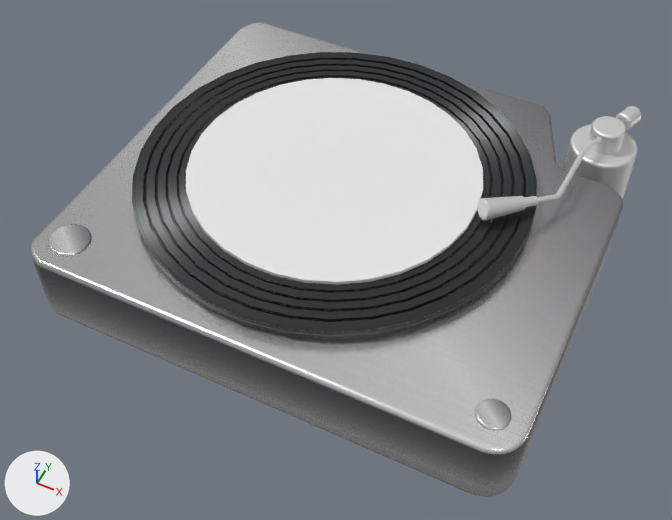
Two versions of the Blender file new.blend, one commit apart.
Both versions are drawn from a 50 mm lens placed at (162.0, -262.0, 413.0), pointed at (4.0, 54.0, 18.0). The axes (+X, +Y, +Z) are drawn at lower left. The lights are the same throughout. Both versions are drawn at frame 500 of the action 'plainAction'; the numbers are the values there.

The scene before the commit, as lines of its bpy script (objects in view):
```python
me_bigger = bpy.data.meshes.new('bigger')
me_bigger.from_pydata(...)  # 434 vertices, 572 faces; spans x -19.5..19.1, y -19.6..18.9, z -52.2..-10.4
me_bigger.materials.append(mat_材质_3)  # white #e7e7e7
me_smaller = bpy.data.meshes.new('smaller')
me_smaller.from_pydata(...)  # 434 vertices, 572 faces; spans x -9.8..9.4, y -10.0..9.2, z -42.3..-1.3
me_smaller.materials.append(mat_材质_3)  # white #e7e7e7
ob_bigger = bpy.data.objects.new('bigger', me_bigger)
ob_bigger.parent = ob_底座
ob_bigger.location = (112.3, 177.5, -7.363)
ob_smaller = bpy.data.objects.new('smaller', me_smaller)
ob_smaller.parent = ob_底座
ob_smaller.location = (112.3, 177.5, -3.133)
ob_布尔_002 = bpy.data.objects.new('布尔.002', None)
ob_布尔_002.location = (-9.99, 80.34, 68.57)
ob_布尔_002.rotation_euler = (0.0, 0.0, 22.86)  # degrees (0, 0, 230)
ob_布尔_002.scale = (0.325, 0.325, 0.331)
# also in view: '扫描.3' at (84.0, 88.0, 67.0); '挤压.003' at (123.0, -24.0, 31.0); '管道.8' at (-10.0, 80.0, 57.0); '挤压.2' at (-116.0, -22.0, 31.0); '挤压' at (3.0, 78.0, 28.0)
```
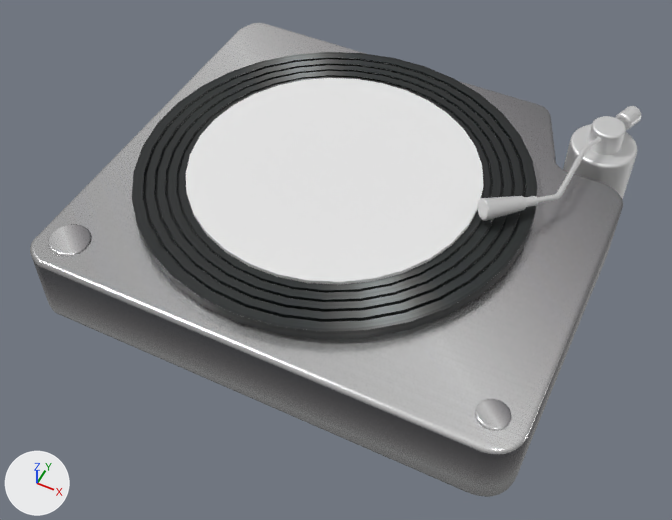
ob_布尔_002 is not drawn itself; it is the parent of ob_管道_8, ob_管道_001.

Pixel boxes (x1, y1, x2, y2) of what changed, in the pictures (672 x 520 px):
'管道.001', turned
    both: (132, 52, 537, 340)
'管道.8', turned
    before: (143, 58, 526, 322)
    after: (143, 58, 527, 322)

The change, as a diff of the scene's bpy script:
```diff
--- a/new.blend.py
+++ b/new.blend.py
@@ ob_布尔_002 @@
 ob_布尔_002.location = (-9.99, 80.34, 68.57)
-ob_布尔_002.rotation_euler = (0.0, 0.0, 22.86)  # degrees (0, 0, 230)
+ob_布尔_002.rotation_euler = (0.0, 0.0, -22.86)  # degrees (0, 0, 130)
 ob_布尔_002.scale = (0.325, 0.325, 0.331)
```
